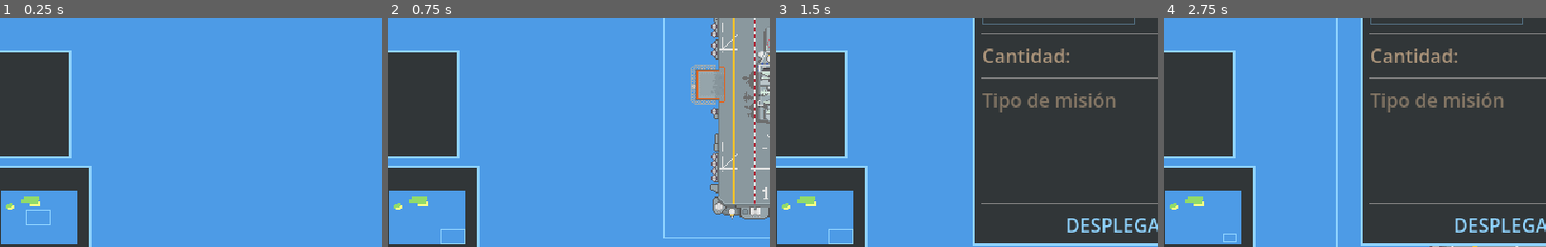
Above: before the commit, frames 1-4 (left to right).
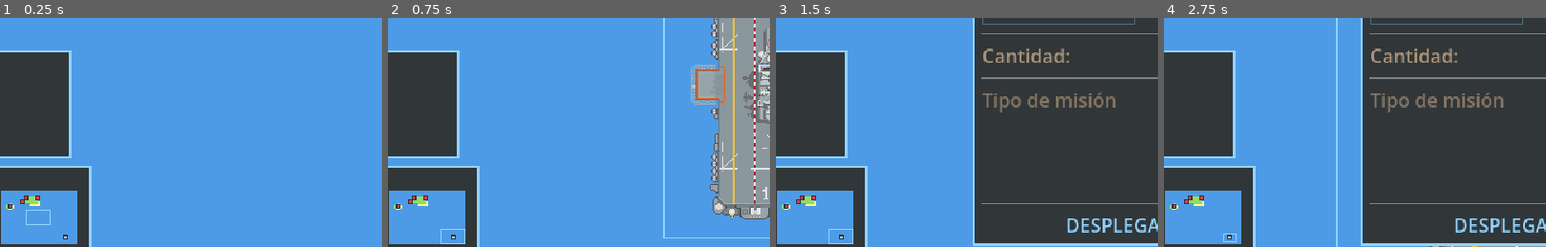
Above: after the commit, the same moments.

Repository: AbdielP/war-project
Game: Godot game, scene res://main.tscn
Same seed, same stepped clock (60 frames per second), same inputs: the game is played once before the commit and once after it.
Inputs:
- Up to frame 1 (0.25 s): no input
- Up to frame 2 (0.75 s): click "LHD" at 0.5 s
- Up to frame 3 (1.5 s): click "Hangar" at 1.25 s
- Up to frame 4 (2.75 s): click "+" at 2 s
The pictures show only the part of the screen within x 2-52%, y 44-94%; the shares and areas given below are measured in that part.

The runs differ from the first frame. In frame 1, 0.1% of the frame differs, in the area x 2-18%, y 77-97%; in frame 2, 0.1%; in frame 3, 0.1%; in frame 4, 0.1%.

Commit message:
marcas en minimapa

Diff:
--- a/core/team/team.gd
+++ b/core/team/team.gd
@@ -10,18 +10,23 @@
 ## El bando va en la instancia (`Unit.team`), no en el `UnitType`: el mismo
 ## T-14 puede ser enemigo en una misión y aliado en otra.
 
+## Los valores se guardan como número en las escenas (`Unit.team` es exportado),
+## así que **los nuevos bandos se añaden al final**: colar uno en medio
+## renumeraría los de abajo y cambiaría de bando a las unidades ya colocadas.
 enum Side {
 	PLAYER,  ## Las manda el jugador.
 	ALLY,    ## Del lado del jugador, pero las mueve la IA.
 	ENEMY,
+	NEUTRAL, ## No es de nadie y no se mete con nadie: fauna, civiles, restos.
 }
 
 ## Colores identificativos (Resurrect64). El azul del jugador es el mismo
 ## accent que ya usa todo el HUD.
 const _COLORS := {
-	Side.PLAYER: Color(0.56078434, 0.827451, 1.0),      # #8fd3ff
-	Side.ALLY:   Color(0.65882355, 0.7921569, 0.345098),# #a8ca58
-	Side.ENEMY:  Color(0.9098039, 0.23137255, 0.23137255), # #e83b3b
+	Side.PLAYER:  Color(0.56078434, 0.827451, 1.0),        # #8fd3ff
+	Side.ALLY:    Color(0.65882355, 0.7921569, 0.345098),  # #a8ca58
+	Side.ENEMY:   Color(0.9098039, 0.23137255, 0.23137255),# #e83b3b
+	Side.NEUTRAL: Color(1.0, 1.0, 1.0),                    # #ffffff
 }
 
 
@@ -33,7 +38,11 @@
 
 
 ## ¿Se disparan entre sí? Hoy hay un solo bando hostil, así que basta con que
-## uno de los dos sea enemigo. El día que haya varias facciones enfrentadas
-## entre ellas, este es el único sitio que cambia.
+## uno de los dos sea enemigo — **salvo el neutral, con el que no se mete
+## nadie**: sin esa excepción un neutral contaría como enemigo del enemigo, que
+## es justo lo que "neutral" no significa. El día que haya varias facciones
+## enfrentadas entre ellas, este es el único sitio que cambia.
 static func are_hostile(a: Team.Side, b: Team.Side) -> bool:
+	if a == Side.NEUTRAL or b == Side.NEUTRAL:
+		return false
 	return (a == Side.ENEMY) != (b == Side.ENEMY)
--- a/ui/hud/minimap/map_view.gd
+++ b/ui/hud/minimap/map_view.gd
@@ -27,9 +27,18 @@
 ## El recuadro de lo que se ve en pantalla ahora mismo. Sin él, el mapa a
 ## pantalla completa es un cuadro bonito en el que no sabes dónde estabas.
 @export var show_viewport_rect: bool = true
+## Un punto por unidad, del color de su bando ([Team]).
+@export var show_units: bool = true
+## Lado del punto de una unidad, en píxeles de pantalla. **No escala con el
+## mapa**: es un icono, no terreno — a 1 px por celda un punto a escala sería
+## invisible, y en el mapa grande sería una mancha.
+@export var marker_px: int = 2
 
 const _COLOR_TEXT := Color(0.6705882, 0.5803922, 0.4784314)
 const _COLOR_ACCENT := Color(0.56078434, 0.827451, 1.0)
+## Filo oscuro alrededor de cada punto. No es adorno: el azul del jugador y el
+## azul del agua se parecen demasiado, y un punto de 2 px sin borde desaparece.
+const _COLOR_MARKER_EDGE := Color(0.19215686, 0.21176471, 0.21960784)
 const _FONT_SIZE := 8
 ## Sitio que se reserva fuera del mapa para las coordenadas.
 const _LABEL_MARGIN := 10
@@ -46,7 +55,7 @@
 func _ready() -> void:
 	resized.connect(_refit)
 	_refit()
-	set_process(show_viewport_rect)
+	set_process(show_viewport_rect or show_units)
 
 
 ## Rehace la imagen del terreno. Público porque el mapa cambia por misión: quien
@@ -135,12 +144,13 @@
 	return found[0] as TileMapLayer if not found.is_empty() else null
 
 
-## El recuadro de la cámara se mueve sin que nadie avise, así que hay que
-## mirarlo. Se compara la transformación en vez de redibujar siempre: parado no
-## cuesta nada.
+## El recuadro de la cámara y las unidades se mueven sin que nadie avise, así
+## que hay que mirarlo. Con unidades no queda otra que redibujar siempre — son
+## un puñado de rectángulos y el mapa oculto ni se dibuja. Sin ellas basta con
+## comparar la transformación, y parado no cuesta nada.
 func _process(_delta: float) -> void:
 	var current := get_viewport().get_canvas_transform()
-	if current != _last_transform:
+	if show_units or current != _last_transform:
 		_last_transform = current
 		queue_redraw()
 
@@ -156,6 +166,8 @@
 		_draw_labels(drawn)
 	if show_viewport_rect:
 		_draw_viewport_rect()
+	if show_units:
+		_draw_units(drawn)
 
 
 ## Dos rejillas encima de la misma imagen: la fina son las celdas del terreno
@@ -222,6 +234,31 @@
 	draw_rect(rect, _COLOR_ACCENT, false, 1.0)
 
 
+## Un punto por unidad, del color de su bando. Se pintan al final para que
+## queden por encima de la rejilla y del recuadro de cámara: son lo que se viene
+## a mirar.
+##
+## Se sacan del grupo de unidades y no de una lista propia. El mapa no se entera
+## de quién nace y quién muere, ni hay nada que mantener sincronizado: pregunta
+## cada vez que dibuja, que es cuando importa.
+func _draw_units(drawn: Vector2) -> void:
+	var inside := Rect2(_origin, drawn)
+	var half := marker_px * 0.5
+	for node in get_tree().get_nodes_in_group(Unit.GROUP):
+		var unit := node as Unit
+		if unit == null:
+			continue
+		var center := world_to_local(unit.global_position)
+		# Una unidad fuera del mapa no se pinta en el borde: se pintaría encima
+		# de las coordenadas y mentiría sobre dónde está.
+		if not inside.has_point(center):
+			continue
+		var rect := Rect2((center - Vector2(half, half)).round(),
+				Vector2(marker_px, marker_px))
+		draw_rect(rect.grow(1.0), _COLOR_MARKER_EDGE, true)
+		draw_rect(rect, Team.color(unit.team), true)
+
+
 func _gui_input(event: InputEvent) -> void:
 	var button := event as InputEventMouseButton
 	if button == null or not button.pressed or button.button_index != MOUSE_BUTTON_LEFT:
--- a/ui/hud/minimap/minimap.tscn
+++ b/ui/hud/minimap/minimap.tscn
@@ -25,3 +25,5 @@
 show_grid = false
 show_labels = false
 show_viewport_rect = true
+show_units = true
+marker_px = 2
--- a/ui/hud/minimap/tactical_map.tscn
+++ b/ui/hud/minimap/tactical_map.tscn
@@ -25,3 +25,5 @@
 show_labels = true
 zone_cells = 4
 show_viewport_rect = true
+show_units = true
+marker_px = 4
Not shown, changed: README.md
Not shown, changed: docs/architecture.md
Not shown, changed: docs/decisions.md
